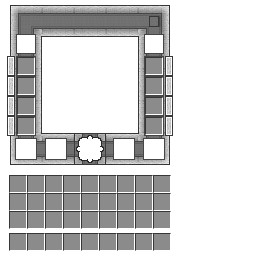
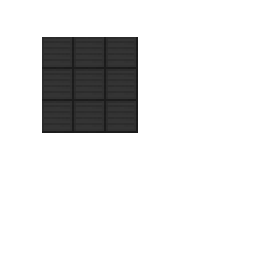
Layers edited between the first and the second (256, 256) image:
hid "slots" over box(9, 57, 171, 251)
hid "frame", painted on it over box(7, 5, 173, 165)
showed "backing", painted on it over box(42, 37, 138, 133)
